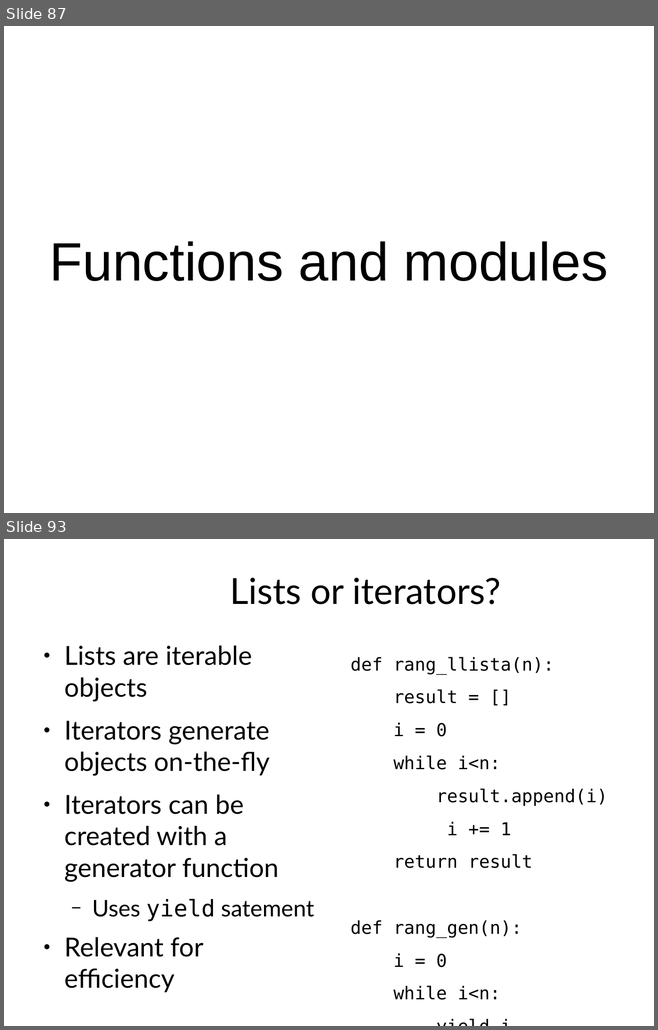
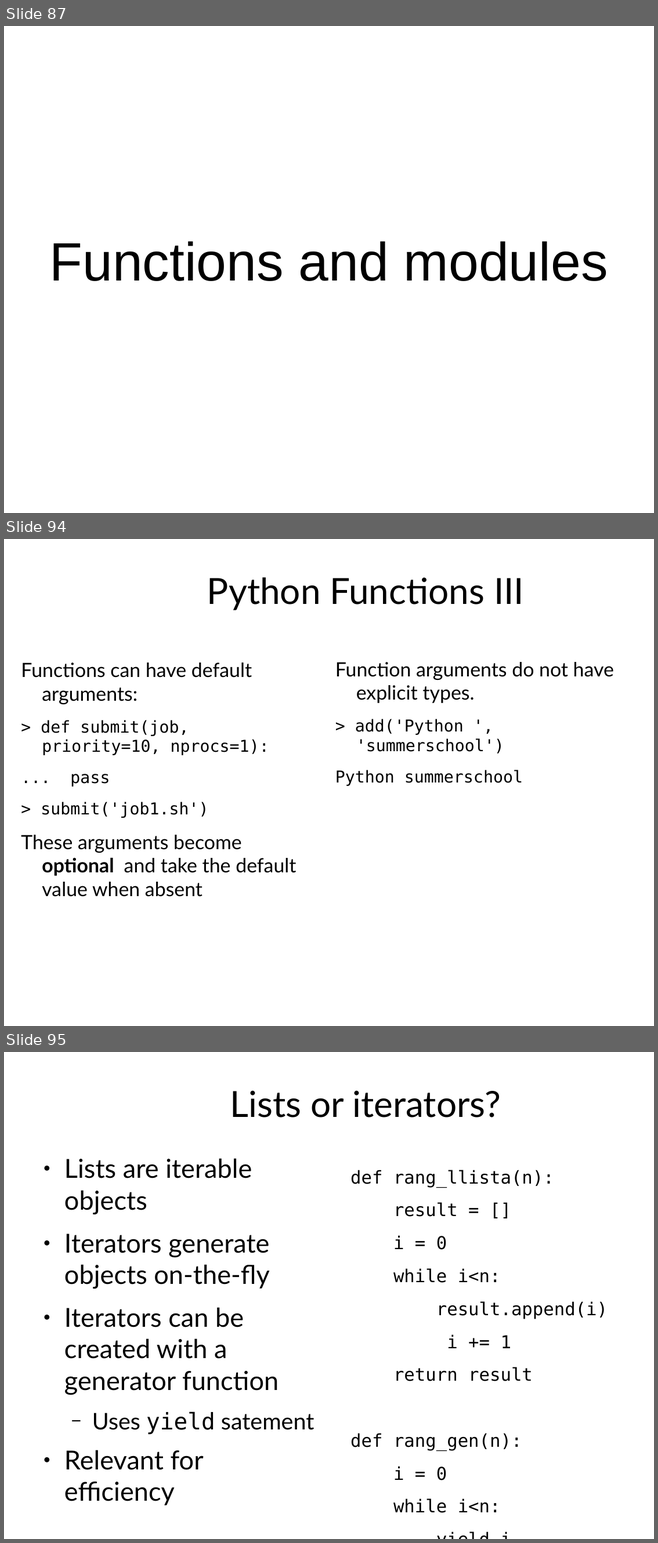
Before and after one commit to rcrehuet/Python_for_scientists_2023, a slide deck: slides/curs_python.odp. Shown one above the other, each under a label of ours: slides 87 and 93 before the commit, slides 87, 94 and 95 after it; the slides between them are not shown. The pictures are 658x1030 and 658x1543 pixels, drawn with LibreOffice and Linux fonts; fonts in the diff are those of the drawing. Boxes give left, top, right and bottom in pixels: in the first picture for what was removed or moved away, otherwise in the second. Text is boxed around its words. In the diff, an @@ line names an element or a change of style, - is before the commit and + after.

```diff
--- a/slides/curs_python.odp
+++ b/slides/curs_python.odp
@@ slide 94 added at (x1=4, y1=539, x2=654, y2=1026), background #FFFFFF @@
@@ title added at (x1=207, y1=577, x2=524, y2=610), 44 pt, text #000000 @@
+Python Functions III
@@ text added at (x1=21, y1=663, x2=296, y2=897), 24 pt, text #000000 @@
+Functions can have default arguments:
+> def submit(job, priority=10, nprocs=1):
+... pass
+> submit('job1.sh')
+These arguments become optional and take the default value when absent
@@ text added at (x1=335, y1=662, x2=614, y2=786), 20 pt, text #000000 @@
+Function arguments do not have explicit types.
+> add('Python ', 'summerschool')
+Python summerschool
@@ what was slide 93 is now slide 95 @@
```
Also in this commit, not shown: 43 slides changed, 8 other slides added, 4 slides removed, 1 other file.
